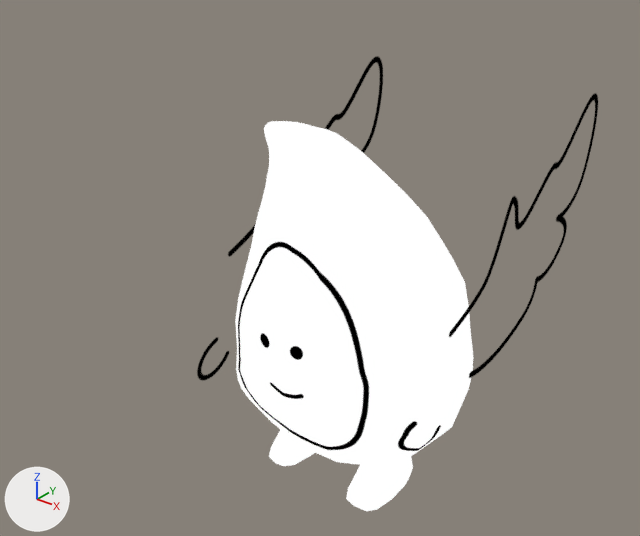
One commit to the glTF model public/funnyFairy.glb: the scene before it, then after it.
Rendered twice from a 50 mm lens placed at (3.65, -4.96, 4.31), pointed at (-0.31, -0.01, 1.24). Lighting does not change. The marker at lower left points along +X, +Y and +Z. Where no turn or scale is listed for an object, it has been applied to the vertices. Vertices at the same position are counted once.

The first picture shows 'fairy', 'wings'.
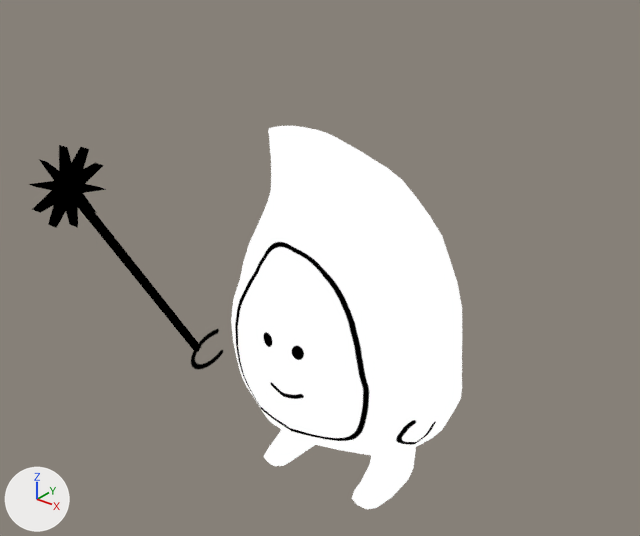
Boxes (x1, y1, x2, y2) around the edits, measured in the pictures (640 x 536 px):
'fairy', reshaped, moved
    before: (235, 121, 473, 512)
    after: (231, 126, 462, 509)
'wings', deleted
    before: (197, 56, 598, 380)
'star', added
    after: (29, 145, 106, 228)
'hand', added
    after: (78, 200, 223, 369)

The change in detail:
me_cube_001 is used by ob_fairy; location (0.0, 0.0, 0.0).
me_cube_001 had 518 vertices, 1024 faces and spanned x -0.97..1.01, y -0.94..0.84, z -0.54..2.69.
me_cube_001 now has 518 vertices, 1024 faces and spans x -0.96..0.96, y -0.86..0.9, z -1.43..1.75.
me_cube_001 part 1: 518 of 518 vertices moved; they spanned x -0.97..1.01, y -0.94..0.84, z -0.54..2.69 and now span x -0.96..0.96, y -0.86..0.9, z -1.43..1.75; mean shift (0.0, 0.06, -0.91); largest move (0.0, 0.7, 1.22) -> (0.0, 0.83, 0.06).
Mesh me_star_001 is new.
It has 42 vertices, 80 faces and spans x -0.043..0.043, y -0.255..0.255, z -0.268..0.268.
It uses material mat_fairymat.
Mesh me_wand is new.
It has 12 vertices, 14 faces and spans x -0.03..0.03, y -1.34..0.03, z -0.27..1.68.
It uses material mat_fairywingmat.
Object 'fairy' (ob_fairy) moves from (0.0, 0.0, 0.0) to (0.0, -0.055, 0.911).
Object 'wings' (ob_wings) is deleted.
Object 'star' (ob_star) is new; it shows me_star_001.
Its location is (-0.878, -1.842, 2.329).
Object 'hand' (ob_hand) is new; it shows me_wand.
Its location is (-0.877, -0.518, 0.64).
